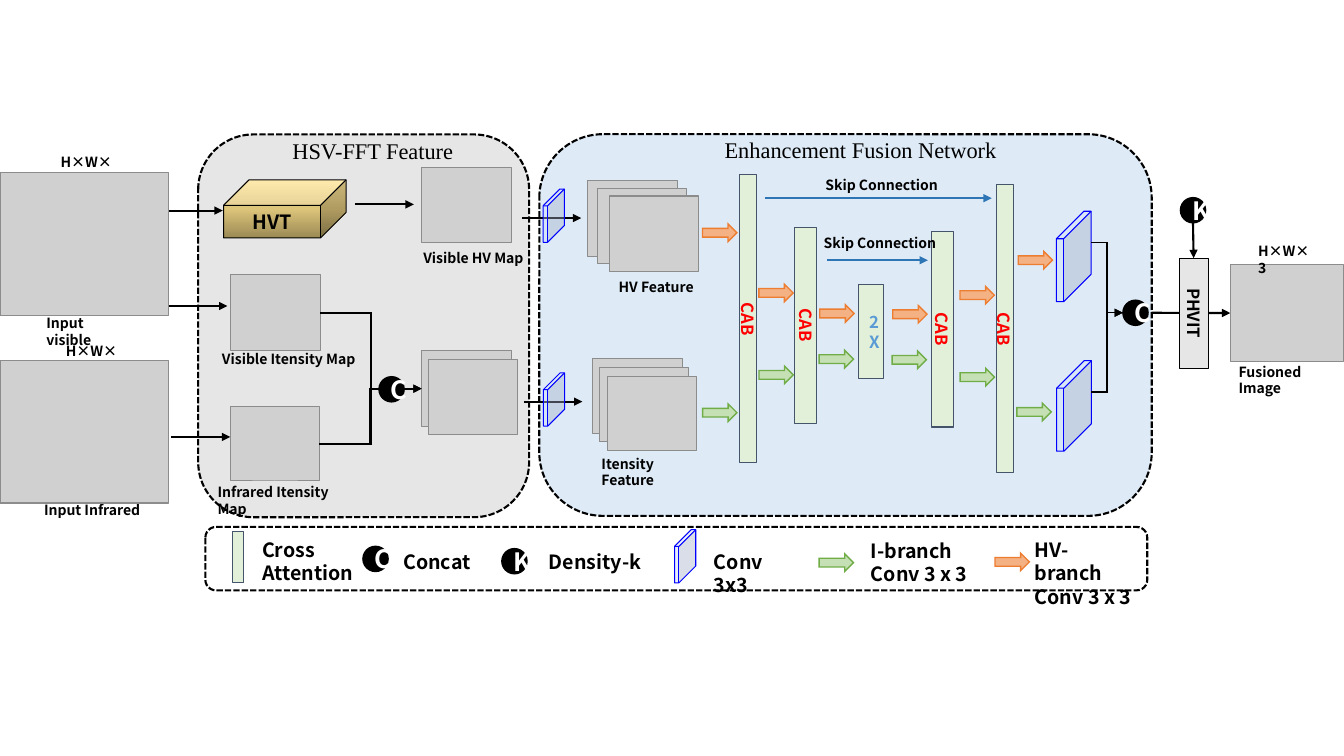
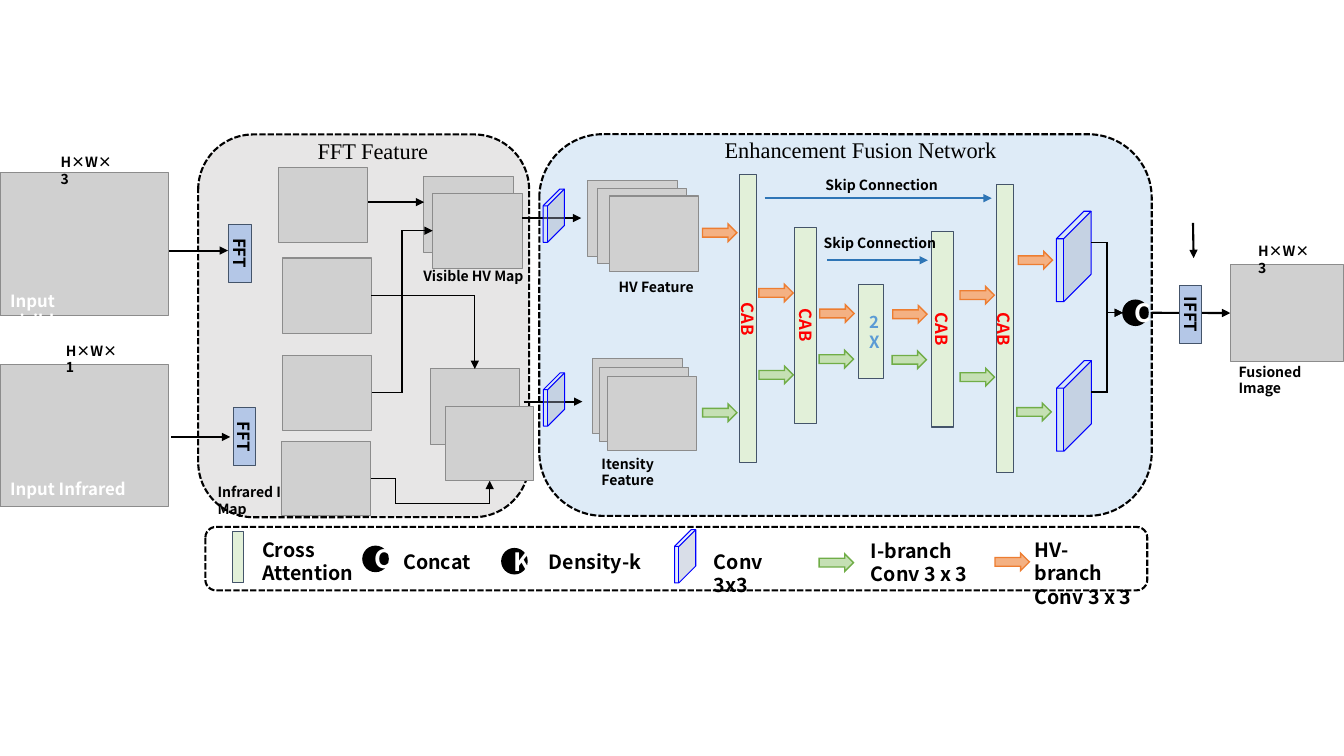
Before and after one commit to cv-kong/PaperNotebook, a slide deck: slide 3 of Papers/基于频域的红外可见光融合/images/频域融合.pptx. Drawn at 1344x756 pixels with LibreOffice and Linux fonts; fonts in the diff are those of the drawing; grey boxes stand for pictures. Boxes give left, top, right and bottom in pixels: in the first picture for what was removed or moved away, otherwise in the second. Text is boxed around its words. In the diff, an @@ line names an element or a change of style, - is before the commit and + after.

```diff
--- a/Papers/基于频域的红外可见光融合/images/频域融合.pptx
+++ b/Papers/基于频域的红外可见光融合/images/频域融合.pptx
@@ text at <box>318,144,428,160</box>: text changed @@
-HSV-FFT Feature
+FFT Feature
@@ cube removed at <box>224,179,346,238</box> @@
-HVT
@@ picture added at <box>278,167,368,243</box> @@
@@ picture: place and size @@
-picture at <box>421,167,511,243</box>
+picture at <box>424,176,514,252</box>
@@ arrow moved from (355, 205) - (414, 205) to (365, 203) - (424, 203) @@
@@ picture: place and size @@
-picture at <box>421,351,511,426</box>
+picture at <box>433,194,522,269</box>
@@ ellipse removed at <box>1181,198,1206,223</box> @@
-K
@@ rectangle added at <box>229,224,251,282</box>, fill #B4C7E7, outline #44546A 0.75 pt, 12 pt, text #000000, bold @@
+FFT
@@ elbow arrow added from (372, 393) to (433, 231), #000000 1 pt @@
@@ arrow moved from (164, 211) - (223, 211) to (169, 251) - (228, 251) @@
@@ picture added at <box>282,258,372,334</box> @@
@@ text "Visible HV Map": place and size @@
-text "Visible HV Map" at <box>423,251,523,266</box>
+text "Visible HV Map" at <box>423,268,523,284</box>
@@ rectangle removed at <box>1180,258,1209,368</box> @@
-PHVIT
@@ text "Input visible": place and size @@
-text "Input visible" at <box>46,314,91,349</box>
+text "Input visible" at <box>10,295,64,316</box>
@@ text "Input visible" at <box>10,295,64,316</box>: size 10 to 12 pt, text colour #000000 to #FFFFFF @@
@@ elbow arrow moved from (321, 313) - (421, 389) to (372, 295) - (475, 369) @@
@@ elbow arrow (372, 295) - (475, 369): stroke #000000 1.5 pt to #000000 1 pt @@
@@ rectangle added at <box>1180,285,1202,344</box>, fill #B4C7E7, outline #44546A 0.75 pt, 12 pt, text #000000, bold @@
+IFFT
@@ arrow removed from (168, 307) to (228, 307) @@
@@ text removed at <box>222,352,355,367</box> @@
-Visible Itensity Map
@@ picture: place and size @@
-picture at <box>231,275,321,351</box>
+picture at <box>282,355,372,431</box>
@@ elbow arrow removed from (320, 444) to (421, 389) @@
@@ ellipse removed at <box>379,377,404,402</box> @@
-C
@@ picture added at <box>431,369,520,445</box> @@
@@ rectangle added at <box>233,407,255,466</box>, fill #B4C7E7, outline #44546A 0.75 pt, 12 pt, text #000000, bold @@
+FFT
@@ picture: place and size @@
-picture at <box>430,360,518,435</box>
+picture at <box>446,406,534,481</box>
@@ picture: place and size @@
-picture at <box>231,407,320,482</box>
+picture at <box>282,442,371,516</box>
@@ text "Input Infrared" at <box>10,482,126,498</box>: size 10 to 12 pt, text colour #000000 to #FFFFFF @@
@@ text "Input Infrared": place and size @@
-text "Input Infrared" at <box>44,502,140,519</box>
+text "Input Infrared" at <box>10,482,126,498</box>
@@ elbow arrow added from (371, 478) to (490, 481), #000000 1 pt @@
```
Also in this commit, not shown: 1 other slide changed.
